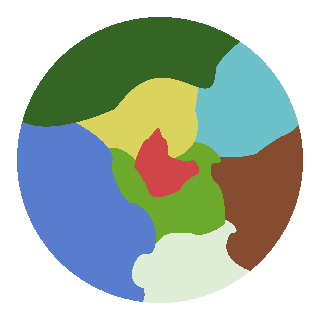
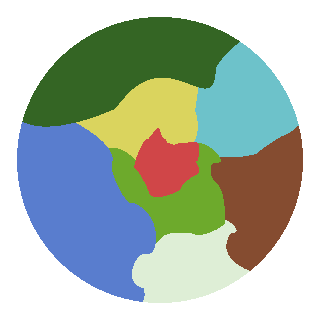
Layered file, before and after one edit (320px x 320px). Changes by layer:
painted on "core" over [left=167, top=142, right=199, bottom=162]
painted on "chunk3" over [left=167, top=142, right=194, bottom=158]
painted on "chunk4" over [left=175, top=142, right=199, bottom=162]
